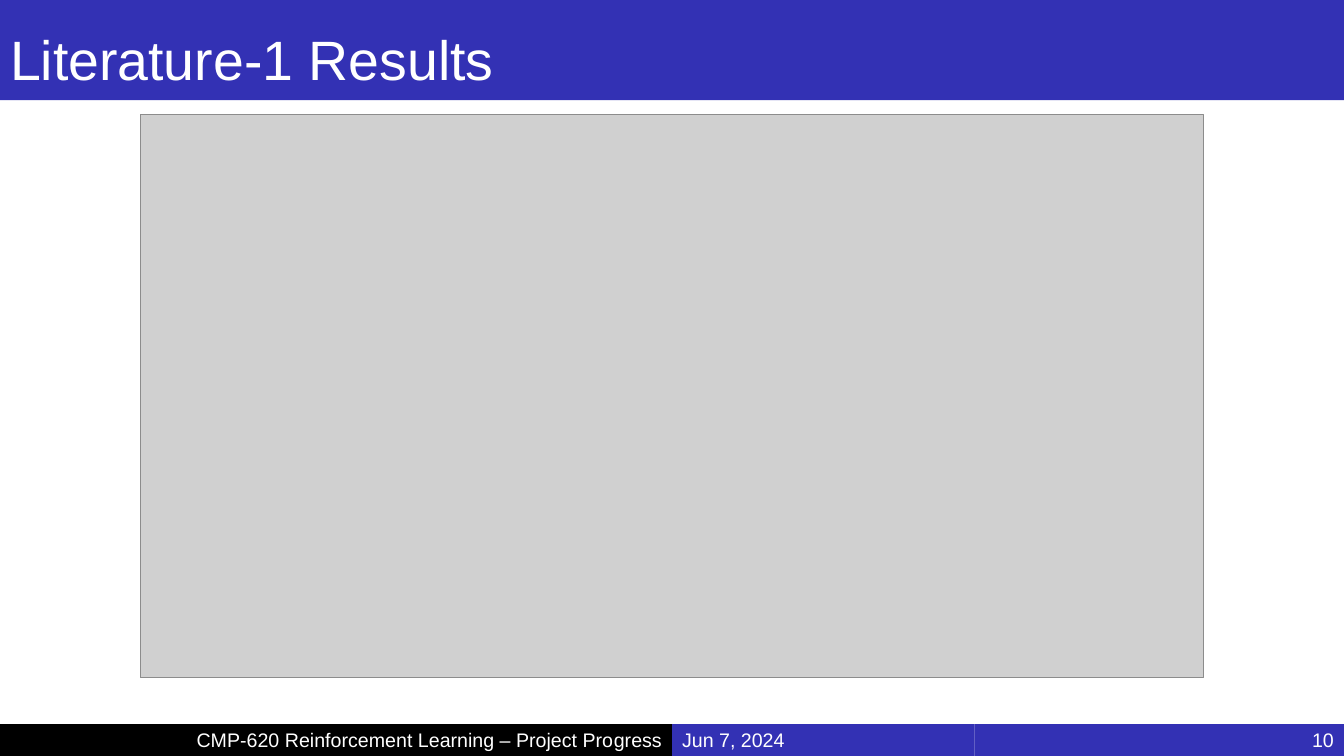
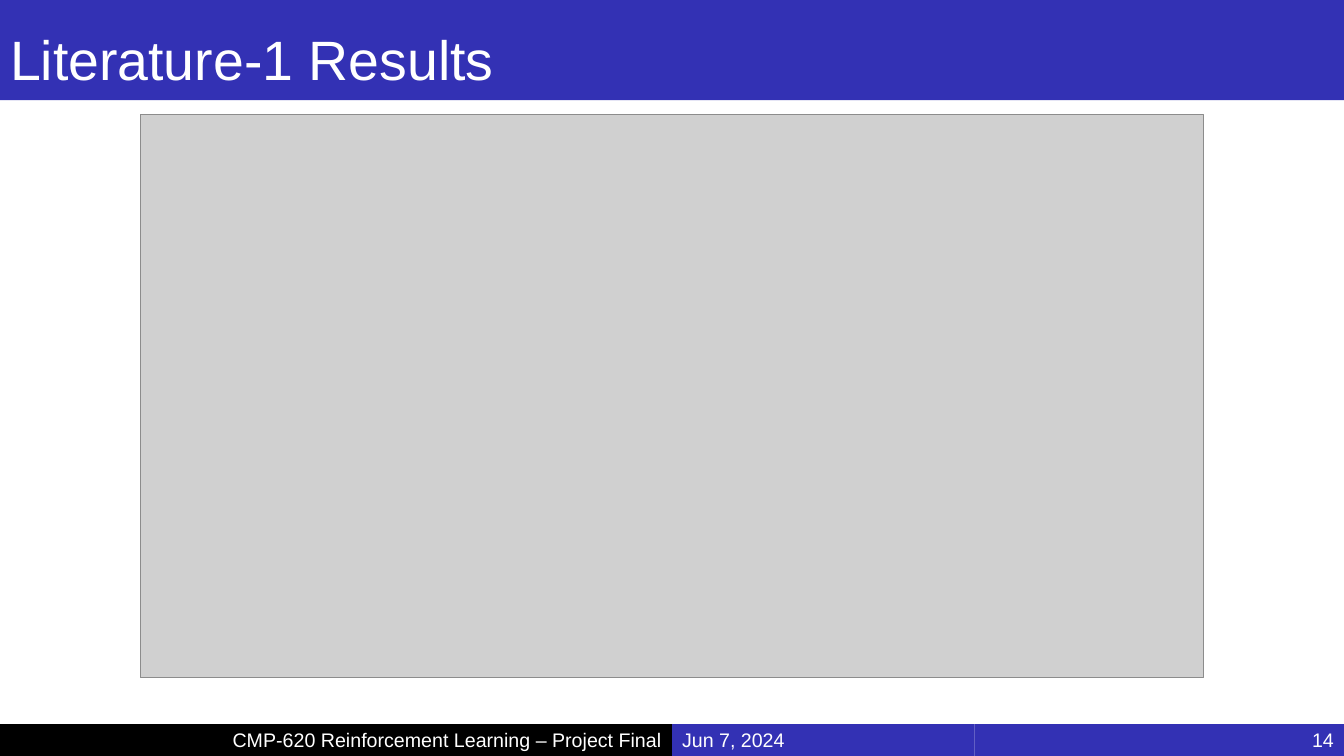
Before and after one commit to MucahidRidvanKaplan/ParrotQuadcopterRL, a slide deck: slide 14 of Presentations/Project_Final.pptx (slide 10 before the commit). Drawn at 1344x756 pixels with LibreOffice and Linux fonts; fonts in the diff are those of the drawing; grey boxes stand for pictures; background and template pictures are left out. Boxes give left, top, right and bottom in pixels: in the first picture for what was removed or moved away, otherwise in the second. Text is boxed around its words. In the diff, an @@ line names an element or a change of style, - is before the commit and + after.

```diff
--- a/Presentations/Project_Final.pptx
+++ b/Presentations/Project_Final.pptx
@@ text in rectangle at [233, 732, 662, 751]: text changed @@
-CMP-620 Reinforcement Learning – Project Progress
+CMP-620 Reinforcement Learning – Project Final
@@ page number at [1312, 733, 1334, 747]: text changed @@
-10
+14
```
Also in this commit, not shown: 20 other slides changed, 8 slides added.
